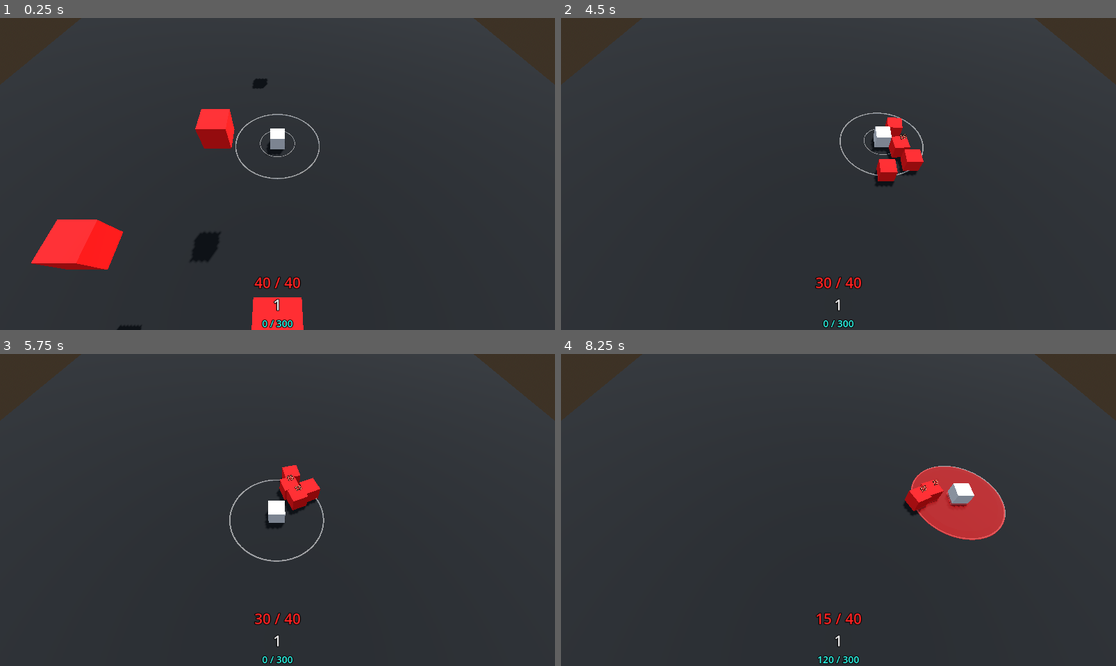
Above: before the commit, frames 1-4 (two rows, left to right).
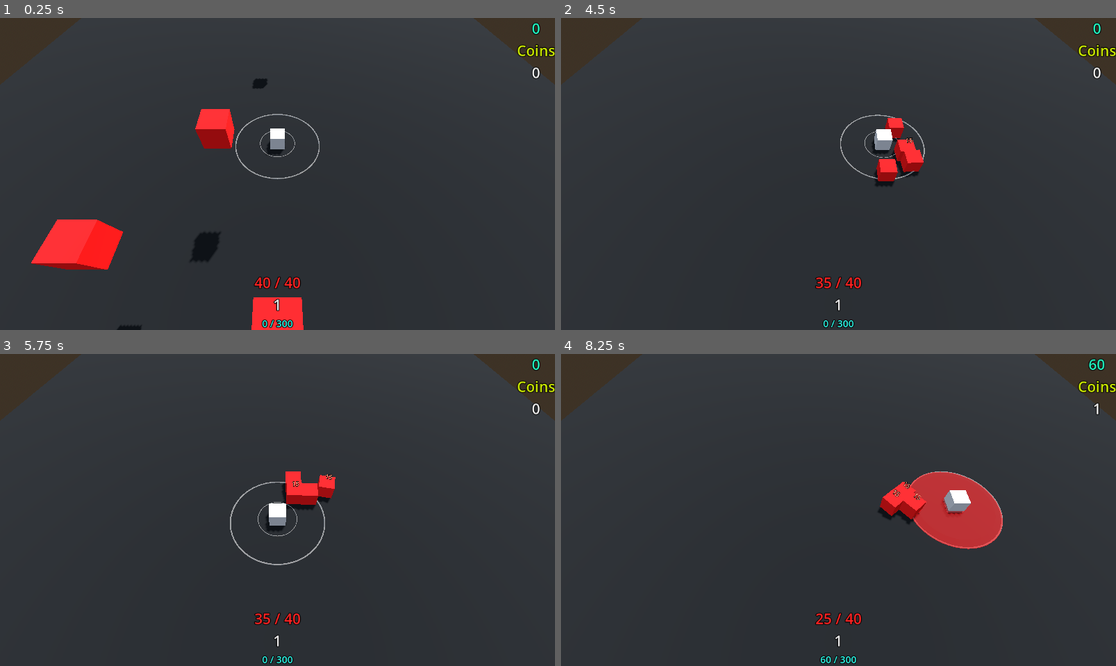
Above: after the commit, the same moments.

Repository: KamPit0605/gdc-project--dice-challenge
Game: Godot game, scene res://Scenes/prototype.tscn
Two runs of this game, one before a commit and one after it. Both use one fixed random seed, a clock stepped at 60 frames per second and the inputs below.
Inputs (mouse positions are in pixels of both pictures, inside the frame that each line leads up to):
- Up to frame 1 (0.25 s): no input
- Up to frame 2 (4.5 s): tap Enter (ui_accept) at 0.5, 0.77, 1.52, 3.02, 3.77 s; move the mouse to (960, 158) at 0.52 s; hold D (Move_Right) 0.53-1.28 s; click (960, 158) at 0.6 s; move the mouse to (727, 189) at 1.27 s; hold S (Move_Backward) 1.28-2.03 s; click (727, 189) at 1.35 s; move the mouse to (894, 105) at 2.02 s; hold D (Move_Right) 2.03-2.78 s; tap Z (Auto_Attack) at 2.1, 4.35 s; click (894, 105) at 2.3 s; move the mouse to (810, 236) at 2.77 s; hold W (Move_Forward) 2.78-3.53 s; click (810, 236) at 2.85 s; move the mouse to (1005, 220) at 3.52 s; hold A (Move_Left) from 3.53 s (still down); click (1005, 220) at 3.6 s; move the mouse to (672, 127) at 4.27 s
- Up to frame 3 (5.75 s): tap Enter (ui_accept) at 4.52 s; click (111, 463) at 4.55 s; move the mouse to (305, 510) at 5.02 s; release A (Move_Left) at 5.03 s; hold S (Move_Backward) from 5.03 s (still down); click (305, 510) at 5.1 s
- Up to frame 4 (8.25 s): move the mouse to (755, 432) at 5.77 s; release S (Move_Backward) at 5.78 s; hold D (Move_Right) 5.78-6.53 s; click (755, 432) at 5.85 s; tap Enter (ui_accept) at 6.02, 6.77, 7.52 s; move the mouse to (960, 494) at 6.52 s; hold W (Move_Forward) 6.53-7.28 s; tap Z (Auto_Attack) at 6.6 s; click (960, 494) at 6.8 s; move the mouse to (727, 525) at 7.27 s; hold D (Move_Right) 7.28-8.03 s; click (727, 525) at 7.35 s; move the mouse to (894, 441) at 8.02 s; hold S (Move_Backward) from 8.03 s (still down); click (894, 441) at 8.1 s

The runs differ from the first frame. In frame 1, 0.2% of the frame differs, in the area x 93-100%, y 1-20%; in frame 2, 0.9%; in frame 3, 1.4%; in frame 4, 2.7%, in the area x 45-100%, y 1-100%.

Commit message:
2026-3-24 | More UI (TotalXP, Coins, Kills)
Added and implemented UI for...
 - total amount of XP
 - coins
 - kills on enemies

GlobalPlayerScript contains new "EnemyKills" variable; counting how many enemies killed.

Enemies changes
 - player "trigger" detection to stop for a while until following again (balancing dealing damage to the player)
- Adds to the GlobalPlayerScript's kill count "EnemyKills" when Health down to 0

Diff:
--- a/Scenes/prototype.tscn
+++ b/Scenes/prototype.tscn
@@ -130,7 +130,7 @@
 mesh = SubResource("BoxMesh_uurmw")
 surface_material_override/0 = SubResource("StandardMaterial3D_dig14")
 
-[node name="PlayerTrigger" type="Area3D" parent="PlayerDice" unique_id=552727261]
+[node name="PlayerTrigger" type="Area3D" parent="PlayerDice" unique_id=552727261 groups=["Player"]]
 
 [node name="CollisionShape" type="CollisionShape3D" parent="PlayerDice/PlayerTrigger" unique_id=567315774]
 visible = false
--- a/Scripts/Enemy/enemy_low_dice.gd
+++ b/Scripts/Enemy/enemy_low_dice.gd
@@ -80,6 +80,7 @@
 	if Health <= 0:
 		GlobalPlayerScript.PlayerXP += XP
 		GlobalPlayerScript.LevelUpXP += XP
+		GlobalPlayerScript.EnemyKills += 1
 		queue_free()
 		#self.visible = false
 		#FollowPlayer = false
@@ -109,11 +110,14 @@
 
 func _on_enemy_trigger_area_entered(area):
 	#print(area.name)
-	if area.is_in_group("AttackTrigger"):
+	if area.is_in_group("AttackTrigger"): #Detect Player's attack area
 		PlayerAreaCount += 1
 		if (PlayerAreaCount >= 1):
 			PlayerAttackTrigger = true
 			PlayerAreaCount = 2
+
+	if area.is_in_group("Player"): #Hit Player
+		_followcooldown(1.0)
 
 func _on_enemy_trigger_area_exited(area):
 	if area.is_in_group("AttackTrigger"):
--- a/Scripts/Enemy/enemy_strong_dice.gd
+++ b/Scripts/Enemy/enemy_strong_dice.gd
@@ -80,6 +80,7 @@
 	if Health <= 0:
 		GlobalPlayerScript.PlayerXP += XP
 		GlobalPlayerScript.LevelUpXP += XP
+		GlobalPlayerScript.EnemyKills += 1
 		queue_free()
 		#self.visible = false
 		#FollowPlayer = false
@@ -109,11 +110,14 @@
 
 func _on_enemy_trigger_area_entered(area):
 	#print(area.name)
-	if area.is_in_group("AttackTrigger"):
+	if area.is_in_group("AttackTrigger"): #Detect Player's attack area
 		PlayerAreaCount += 1
 		if (PlayerAreaCount >= 1):
 			PlayerAttackTrigger = true
 			PlayerAreaCount = 2
+
+	if area.is_in_group("Player"): #Hit Player
+		_followcooldown(1)
 
 func _on_enemy_trigger_area_exited(area):
 	if area.is_in_group("AttackTrigger"):
--- a/Scripts/Player/Global_PlayerScript.gd
+++ b/Scripts/Player/Global_PlayerScript.gd
@@ -9,6 +9,8 @@
 var LevelUpXP: float = 0
 var LevelUpQuota: int = 300
 
+var EnemyKills: int = 0
+
 var GainHealthBool: bool
 
 # Called when the node enters the scene tree for the first time.
@@ -18,7 +20,6 @@
 func _process(_delta):
 	LevelingUp()
 	XPXP(PlayerLevel)
-	print(LevelUpQuota)
 
 
 func LevelingUp():
--- a/Scripts/UI/UiScript.gd
+++ b/Scripts/UI/UiScript.gd
@@ -6,6 +6,10 @@
 @onready var HealthUI = $HealthLevelXP/HealthUI
 @onready var LevelUI = $HealthLevelXP/LevelUI
 @onready var XPUI = $HealthLevelXP/XPUI
+
+@onready var TotalXPUI = $XPCoinsKills/TotalXPUI
+@onready var CoinsUI = 0
+@onready var KillsUI = $XPCoinsKills/KillsUI/KillsTextUI
 #GlobalPlayerScript
 
 # Called when the node enters the scene tree for the first time.
@@ -20,5 +24,9 @@
 	LevelUI.text = str(GlobalPlayerScript.PlayerLevel)
 
 	var LevelUpXPString = "%.0f" % GlobalPlayerScript.LevelUpXP
+	var PlayerXPString = "%.0f" % GlobalPlayerScript.PlayerXP
 	XPUI.text = str(LevelUpXPString) + " / " + str(GlobalPlayerScript.LevelUpQuota)
+
+	TotalXPUI.text = str(PlayerXPString)
+	KillsUI.text = str(GlobalPlayerScript.EnemyKills)
 	#pass
--- a/UI/ui.tscn
+++ b/UI/ui.tscn
@@ -20,6 +20,18 @@
 outline_size = 6
 outline_color = Color(0.0142752165, 0.014275218, 0.014275218, 1)
 
+[sub_resource type="LabelSettings" id="LabelSettings_e6gg6"]
+font_size = 30
+font_color = Color(0.13236082, 0.941846, 0.7419551, 1)
+outline_size = 6
+outline_color = Color(0.0142752165, 0.014275218, 0.014275218, 1)
+
+[sub_resource type="LabelSettings" id="LabelSettings_hat8c"]
+font_size = 30
+font_color = Color(0.8, 0.9137255, 0, 1)
+outline_size = 6
+outline_color = Color(0.0142752165, 0.014275218, 0.014275218, 1)
+
 [node name="UI" type="Control" unique_id=20405237]
 layout_mode = 3
 anchors_preset = 15
@@ -28,6 +40,42 @@
 grow_horizontal = 2
 grow_vertical = 2
 script = ExtResource("1_2fwl4")
+
+[node name="HurtIndicator" type="Control" parent="." unique_id=1709179627]
+visible = false
+anchors_preset = 0
+offset_right = 40.0
+offset_bottom = 40.0
+
+[node name="HitInd1" type="ColorRect" parent="HurtIndicator" unique_id=213715251]
+layout_mode = 0
+offset_right = 1152.0
+offset_bottom = 40.0
+color = Color(1, 0.11764706, 0.11764706, 1)
+metadata/_edit_use_anchors_ = true
+
+[node name="HitInd2" type="ColorRect" parent="HurtIndicator" unique_id=1698556784]
+layout_mode = 0
+offset_top = 608.0
+offset_right = 1152.0
+offset_bottom = 648.0
+color = Color(1, 0.11764706, 0.11764706, 1)
+
+[node name="HitInd3" type="ColorRect" parent="HurtIndicator" unique_id=2090397475]
+layout_mode = 0
+offset_left = 24.0
+offset_right = 1176.0
+offset_bottom = 40.0
+rotation = 1.5707964
+color = Color(1, 0.11764706, 0.11764706, 1)
+
+[node name="HitInd4" type="ColorRect" parent="HurtIndicator" unique_id=1862255033]
+layout_mode = 0
+offset_left = 1152.0
+offset_right = 2304.0
+offset_bottom = 40.0
+rotation = 1.5707964
+color = Color(1, 0.11764706, 0.11764706, 1)
 
 [node name="HealthLevelXP" type="VBoxContainer" parent="." unique_id=1239138341]
 layout_mode = 1
@@ -60,3 +108,38 @@
 size_flags_horizontal = 4
 text = "XP"
 label_settings = SubResource("LabelSettings_dajm1")
+
+[node name="XPCoinsKills" type="VBoxContainer" parent="." unique_id=689159536]
+layout_mode = 1
+anchors_preset = 1
+anchor_left = 1.0
+anchor_right = 1.0
+offset_left = -40.0
+offset_bottom = 40.0
+grow_horizontal = 0
+
+[node name="TotalXPUI" type="Label" parent="XPCoinsKills" unique_id=468318670]
+layout_mode = 2
+size_flags_horizontal = 4
+text = "Total XP"
+label_settings = SubResource("LabelSettings_e6gg6")
+
+[node name="CoinsUI" type="BoxContainer" parent="XPCoinsKills" unique_id=359472514]
+layout_mode = 2
+size_flags_horizontal = 4
+
+[node name="CoinsTextUI" type="Label" parent="XPCoinsKills/CoinsUI" unique_id=660983662]
+layout_mode = 2
+size_flags_horizontal = 8
+text = "Coins"
+label_settings = SubResource("LabelSettings_hat8c")
+
+[node name="KillsUI" type="BoxContainer" parent="XPCoinsKills" unique_id=2092537323]
+layout_mode = 2
+size_flags_horizontal = 4
+
+[node name="KillsTextUI" type="Label" parent="XPCoinsKills/KillsUI" unique_id=1814406104]
+layout_mode = 2
+size_flags_horizontal = 8
+text = "Kills"
+label_settings = SubResource("LabelSettings_2fwl4")
